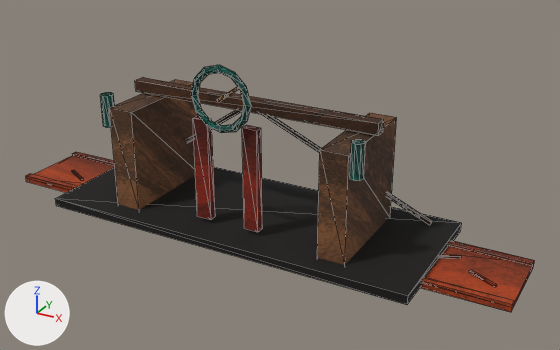
The glTF model pilots/map-rebuild-spike/landmarks/dome-basin/canal-gate-works.glb as it was, and as the next commit left it.
Rendered twice from a 50 mm camera at (7.53, -12.48, 7.41) aimed at (0.65, 0.03, 1.16). The lights are fixed; the arrows at lower left show +X, +Y and +Z. The picture after the commit comes second. Mesh edges are drawn as thin lines. Vertices at exactly the same position are counted once.

Objects in the first picture: 'canal-gate-works'.
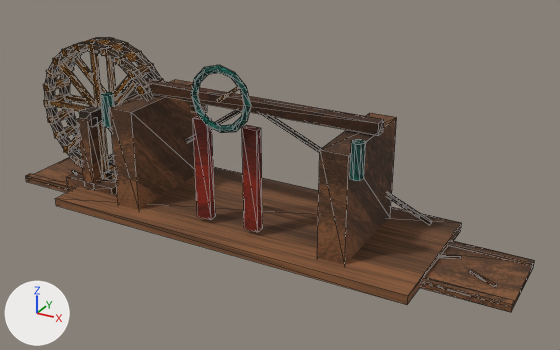
Location of each change, (x1, y1, x2, y2) in pixels of the pictures (560 x 350 px):
'canal-gate-works', reshaped (11% taller): before (26, 65, 535, 312); after (26, 37, 535, 312)
part 1 of me_canal_gate_works_mesh, added: after (90, 52, 101, 107)
part 2 of me_canal_gate_works_mesh, added: after (51, 100, 87, 112)
part 3 of me_canal_gate_works_mesh, added: after (98, 122, 109, 172)
part 4 of me_canal_gate_works_mesh, added (mostly hidden): after (106, 57, 117, 100)
part 5 of me_canal_gate_works_mesh, added: after (43, 37, 207, 195)
part 6 of me_canal_gate_works_mesh, surface changed (black to brown): (26, 157, 535, 312) in both

Diff of the bpy script that builds the scene:
```diff
--- a/pilots/map-rebuild-spike/landmarks/dome-basin/canal-gate-works.glb.py
+++ b/pilots/map-rebuild-spike/landmarks/dome-basin/canal-gate-works.glb.py
@@ me_canal_gate_works_mesh @@
 # used by ob_canal_gate_works; location = (0.0, 0.0, 0.0)
-me_canal_gate_works_mesh.from_pydata(...)  # 262 vertices, 452 faces; spans x -5.6..5.6, y -1.55..1.55, z 0.0..3.61
+me_canal_gate_works_mesh.from_pydata(...)  # 1014 vertices, 1580 faces; spans x -5.6..5.6, y -1.55..1.55, z 0.0..3.61
+# me_canal_gate_works_mesh part 1: a new loose piece, a box spanning x -3.75..-3.65, y -0.29..-0.19, z 1.83..3.26, in mat_dome_basinlandmarkpackmaterial (picture img_dome_basin_landmarks_atlas)
+# me_canal_gate_works_mesh part 2: a new loose piece, a box spanning x -5.13..-3.7, y -0.29..-0.19, z 1.78..1.88, in mat_dome_basinlandmarkpackmaterial (picture img_dome_basin_landmarks_atlas)
+# me_canal_gate_works_mesh part 3: a new loose piece, a box spanning x -3.75..-3.65, y -0.29..-0.19, z 0.4..1.83, in mat_dome_basinlandmarkpackmaterial (picture img_dome_basin_landmarks_atlas)
+# me_canal_gate_works_mesh part 4: a new loose piece, a box spanning x -3.75..-3.65, y 0.19..0.29, z 1.83..3.26, in mat_dome_basinlandmarkpackmaterial (picture img_dome_basin_landmarks_atlas)
+# me_canal_gate_works_mesh part 5: 704 vertices added at x -5.25..-1.8, y -0.81..1.15, z 0.06..3.38
+# me_canal_gate_works_mesh part 6: 204 kept faces spanning x -5.6..5.6, y -1.55..1.55, z 0.0..0.23 get new texture (UV) coordinates
+# other edits to the shape of me_canal_gate_works_mesh do not show in these pictures
 me_canal_gate_works_mesh.materials.append(mat_dome_basinlandmarkpackmaterial)
```
